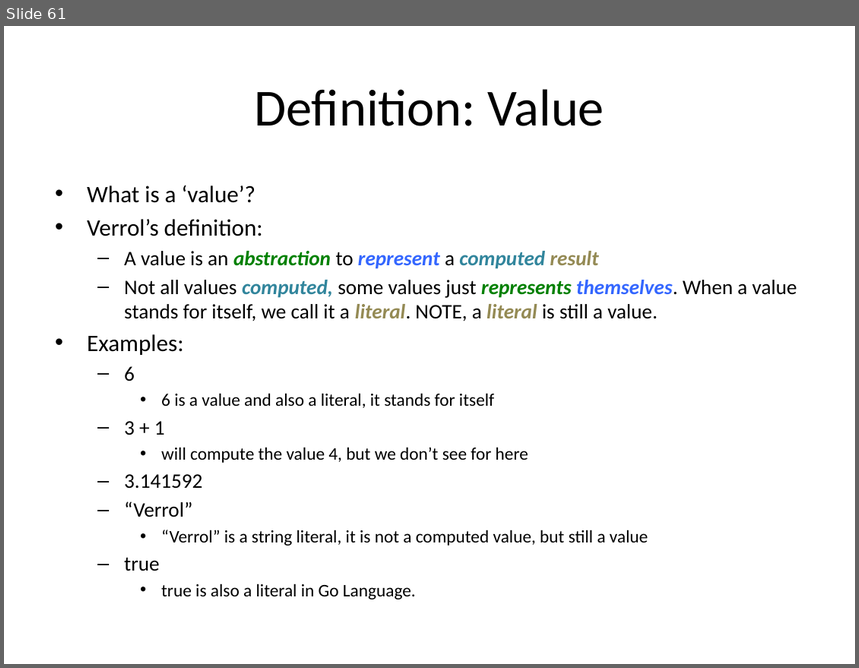
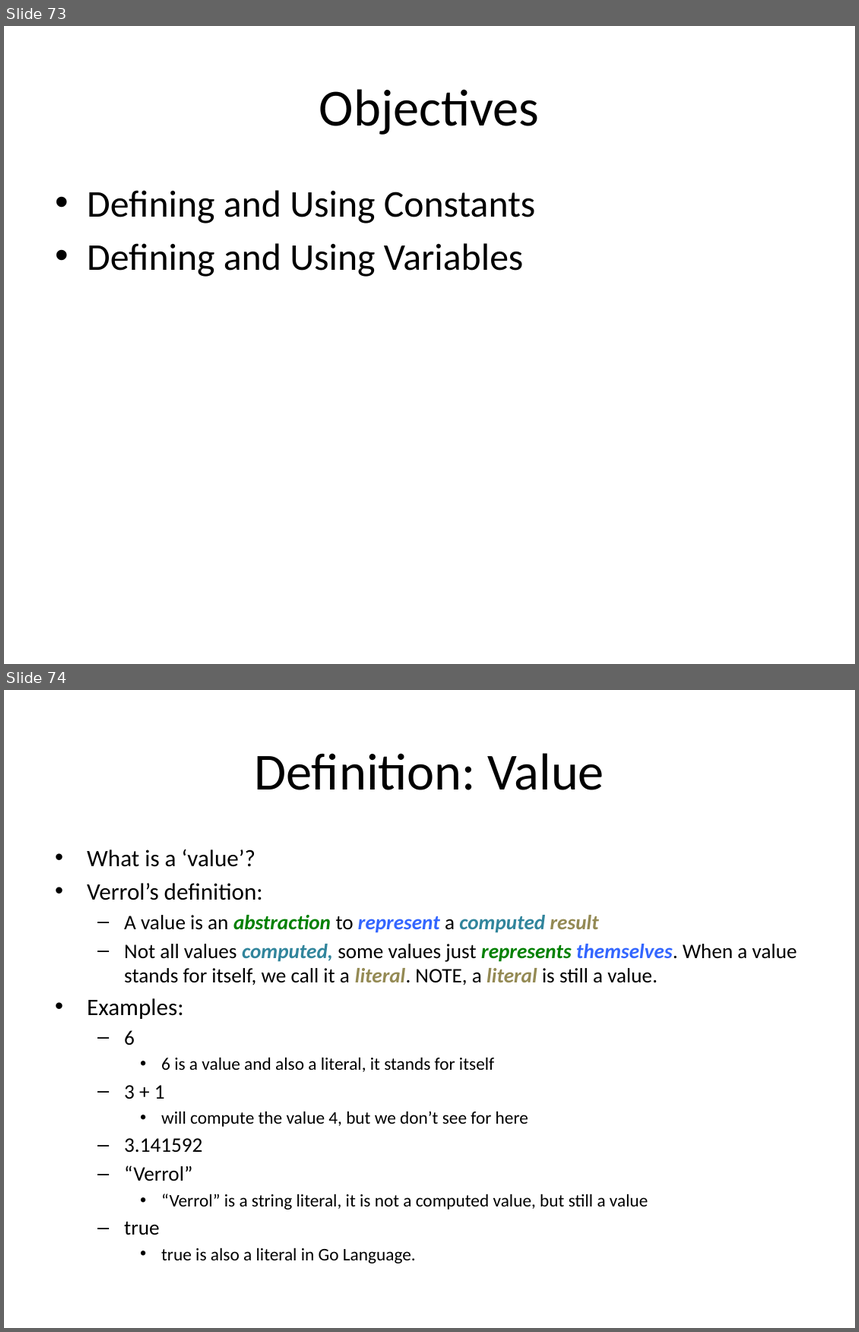
Before and after one commit to xiliax/go-lang-programming, a slide deck: doc/Go-Lang-Programming.pptx. Shown one above the other, each under a label of ours: slide 61 before the commit, slides 73 and 74 after it. The pictures are 859x668 and 859x1332 pixels, drawn with LibreOffice and Linux fonts; fonts in the diff are those of the drawing. Boxes give left, top, right and bottom in pixels: in the first picture for what was removed or moved away, otherwise in the second. Text is boxed around its words. In the diff, an @@ line names an element or a change of style, - is before the commit and + after.

```diff
--- a/doc/Go-Lang-Programming.pptx
+++ b/doc/Go-Lang-Programming.pptx
@@ slide 73 added at (x1=4, y1=26, x2=855, y2=664), background #FFFFFF @@
@@ title added at (x1=319, y1=89, x2=540, y2=135), 44 pt, text #000000 @@
+Objectives
@@ text added at (x1=87, y1=190, x2=536, y2=277), 32 pt, text #000000 @@
+• Defining and Using Constants
+• Defining and Using Variables
@@ what was slide 61 is now slide 74 @@
```
Also in this commit, not shown: 6 slides changed, 13 other slides added, 20 other files.
